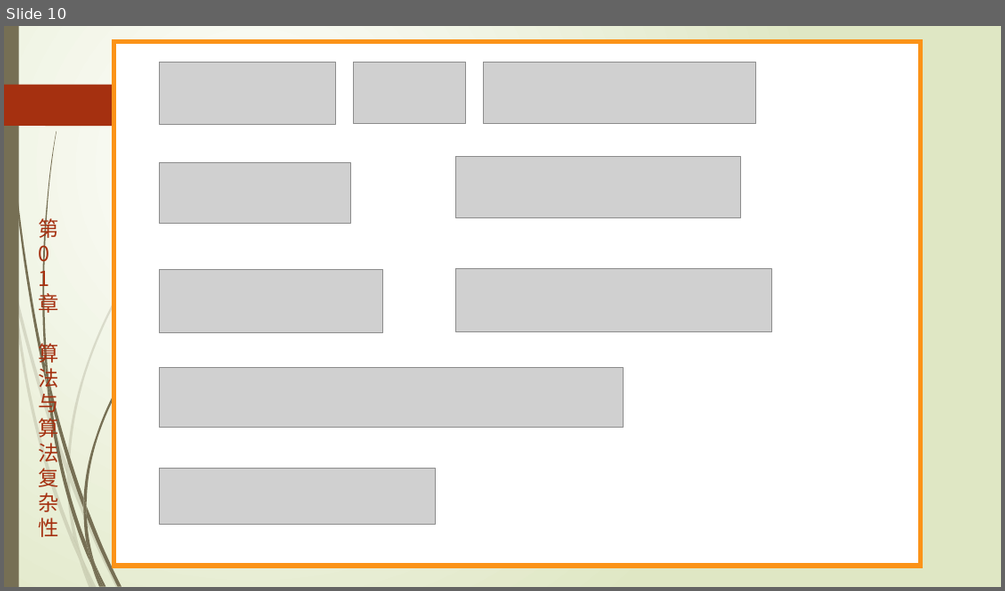
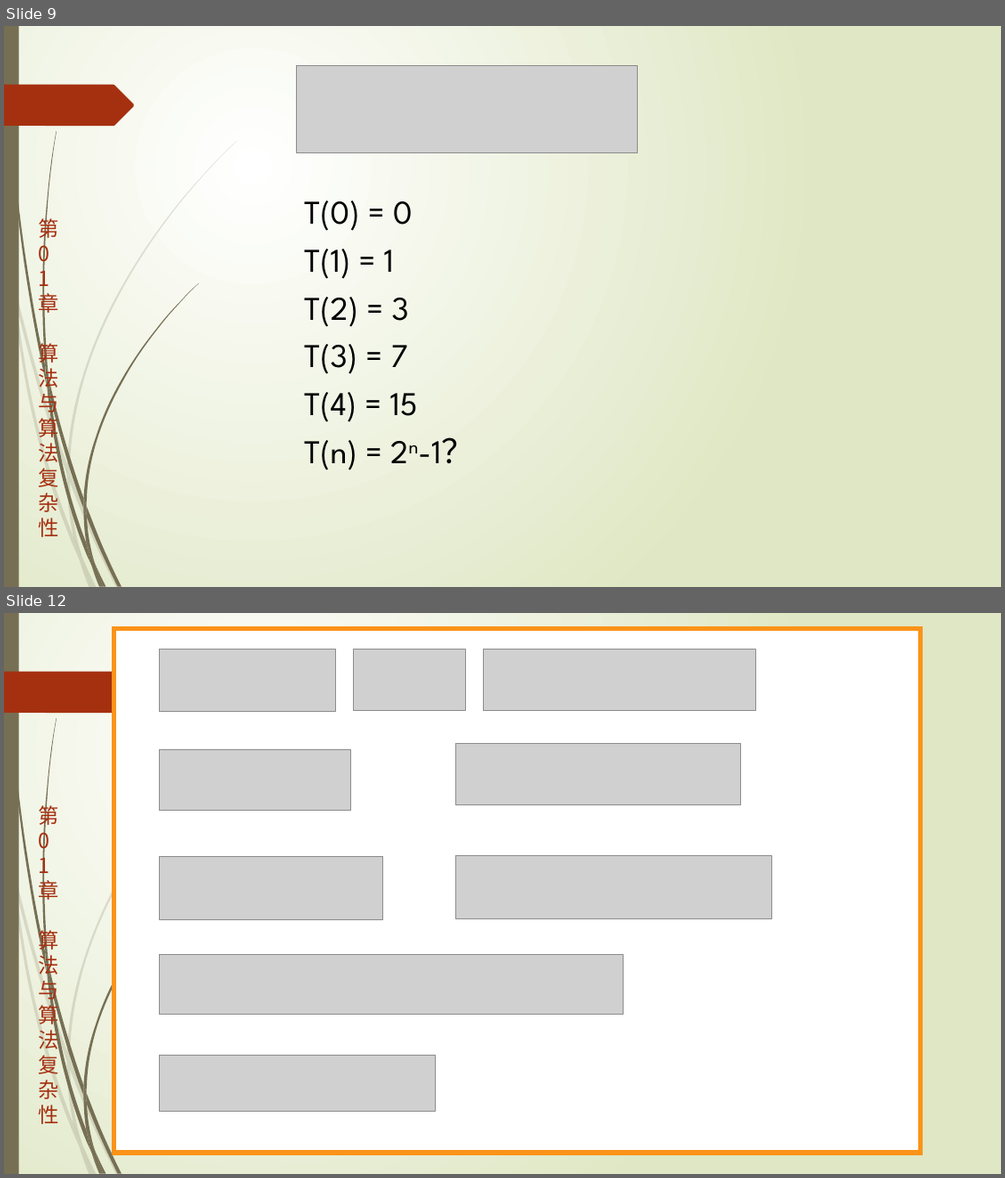
Before and after one commit to TeacherPeng/AlgorithmDesign, a slide deck: 教案/第01章.算法与算法复杂性.pptx. Shown one above the other, each under a label of ours: slide 10 before the commit, slides 9 and 12 after it; the slides between them are not shown. The pictures are 1005x591 and 1005x1178 pixels, drawn with LibreOffice and Linux fonts; fonts in the diff are those of the drawing; grey boxes stand for pictures. Boxes give left, top, right and bottom in pixels: in the first picture for what was removed or moved away, otherwise in the second. Text is boxed around its words. In the diff, an @@ line names an element or a change of style, - is before the commit and + after.

```diff
--- a/教案/第01章.算法与算法复杂性.pptx
+++ b/教案/第01章.算法与算法复杂性.pptx
@@ slide 9 added at box(4, 26, 1001, 587), background gradient #FFFFFF to #DFE8C4; not listed: 25 template elements that a slide beside it also shows @@
@@ picture added at box(297, 66, 637, 153) @@
@@ text added at box(304, 200, 413, 231), 32 pt, text #000000 @@
+T(0) = 0
@@ text added at box(304, 248, 394, 279), 32 pt, text #000000 @@
+T(1) = 1
@@ text added at box(304, 297, 409, 327), 32 pt, text #000000 @@
+T(2) = 3
@@ text added at box(304, 344, 408, 374), 32 pt, text #000000 @@
+T(3) = 7
@@ text added at box(304, 392, 418, 422), 32 pt, text #000000 @@
+T(4) = 15
@@ text added at box(304, 437, 475, 470), 32 pt, text #000000 @@
+T(n) = 2n-1？
@@ what was slide 10 is now slide 12 @@
```
Also in this commit, not shown: 6 slides changed, 1 other slide added.
